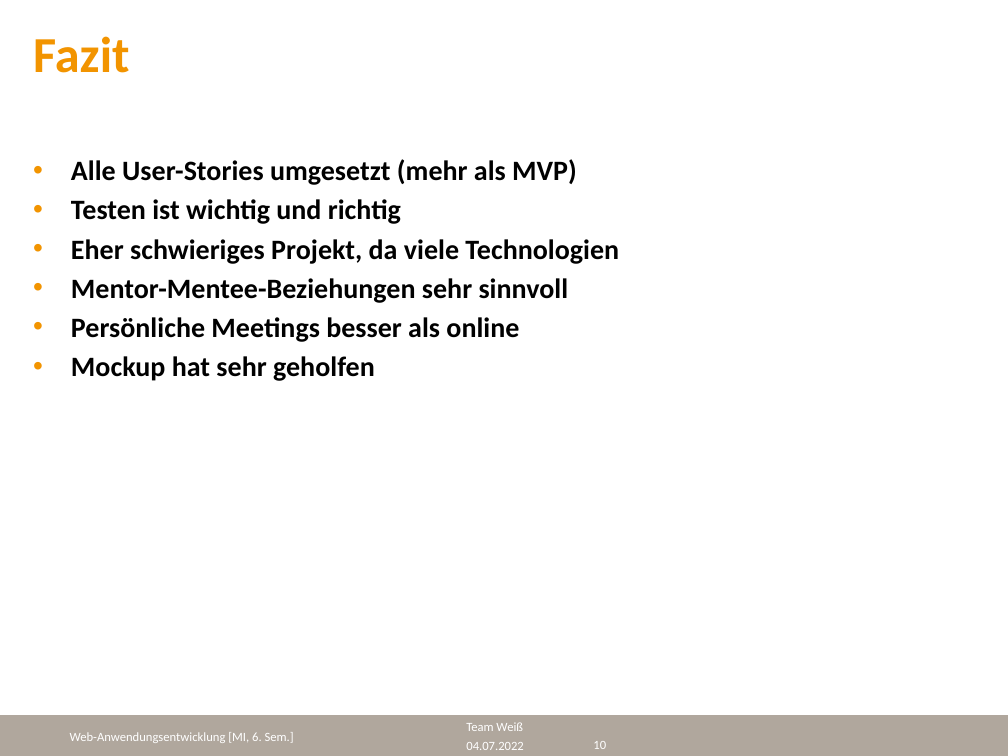
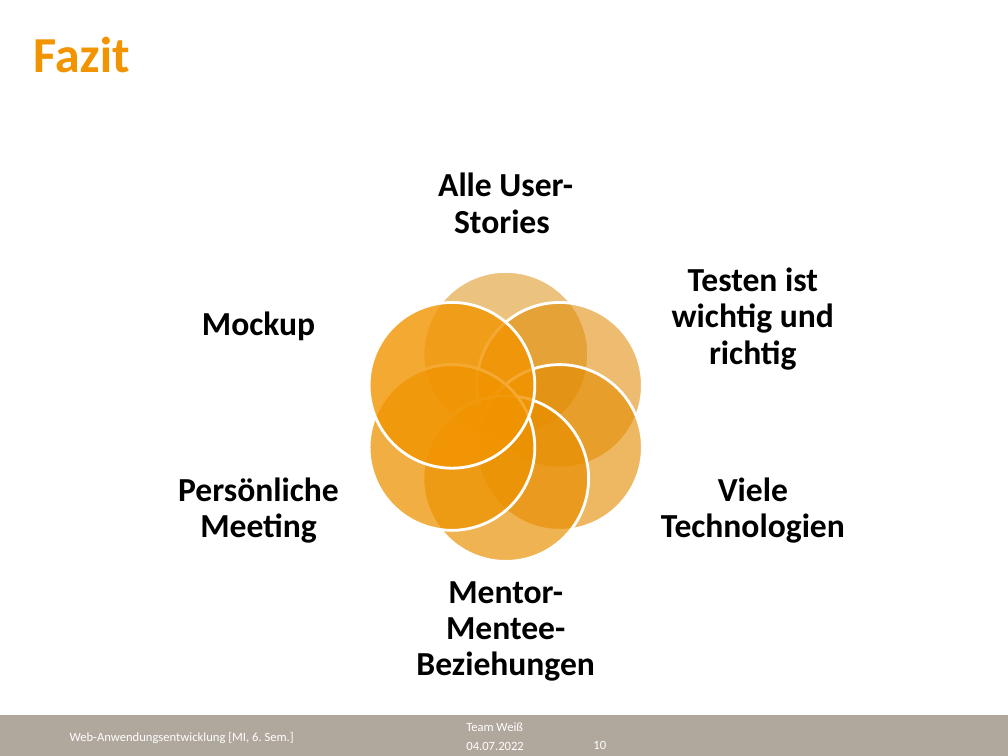
Before and after one commit to cyberlytics/WoIstMeinGeld, a slide deck: slide 10 of sys-doc/Präsentation.pptx. Drawn at 1008x756 pixels with LibreOffice and Linux fonts; fonts in the diff are those of the drawing; background and template pictures are left out. Boxes give left, top, right and bottom in pixels: in the first picture for what was removed or moved away, otherwise in the second. Text is boxed around its words. In the diff, an @@ line names an element or a change of style, - is before the commit and + after.

Commit message:
updated presentation

```diff
--- a/sys-doc/Präsentation.pptx
+++ b/sys-doc/Präsentation.pptx
@@ text removed at box(71, 159, 619, 381) @@
-• Alle User-Stories umgesetzt (mehr als MVP)
-• Testen ist wichtig und richtig
-• Eher schwieriges Projekt, da viele Technologien
-• Mentor-Mentee-Beziehungen sehr sinnvoll
-• Persönliche Meetings besser als online
-• Mockup hat sehr geholfen
@@ group added at box(178, 172, 845, 681): 6 ellipses, 6 texts @@
+Alle User-Stories
+Testen ist wichtig und richtig
+Viele Technologien
+Mentor-Mentee-Beziehungen
+Persönliche Meeting
+Mockup
```
